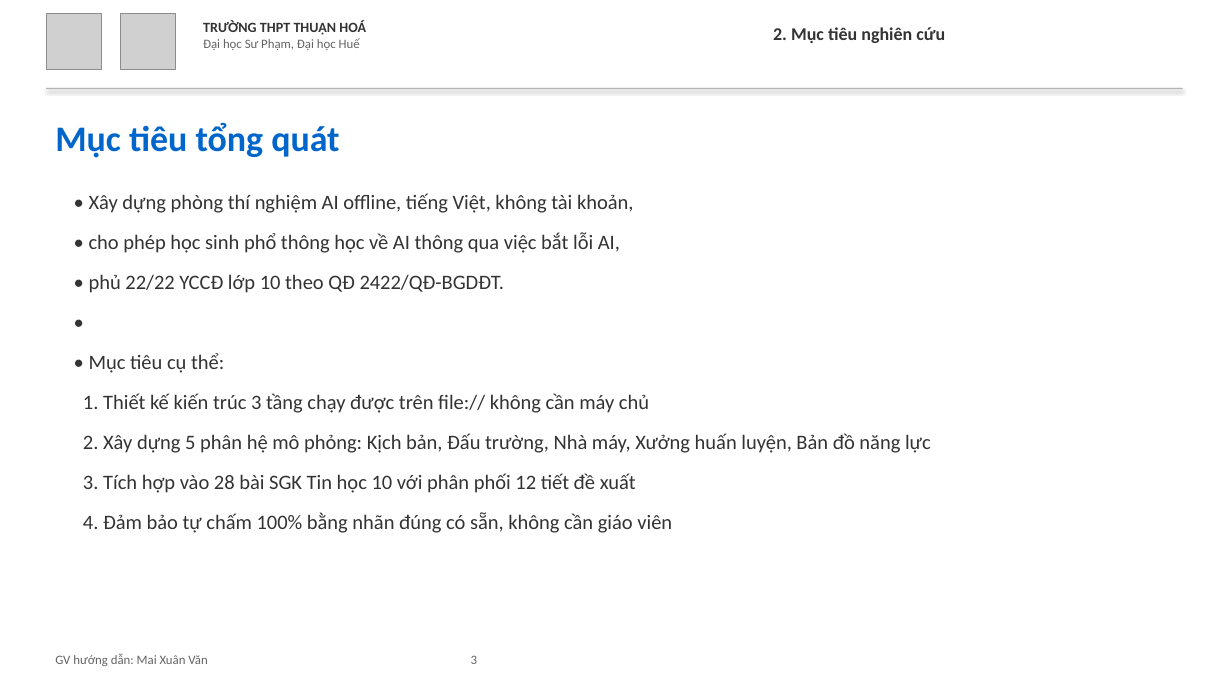
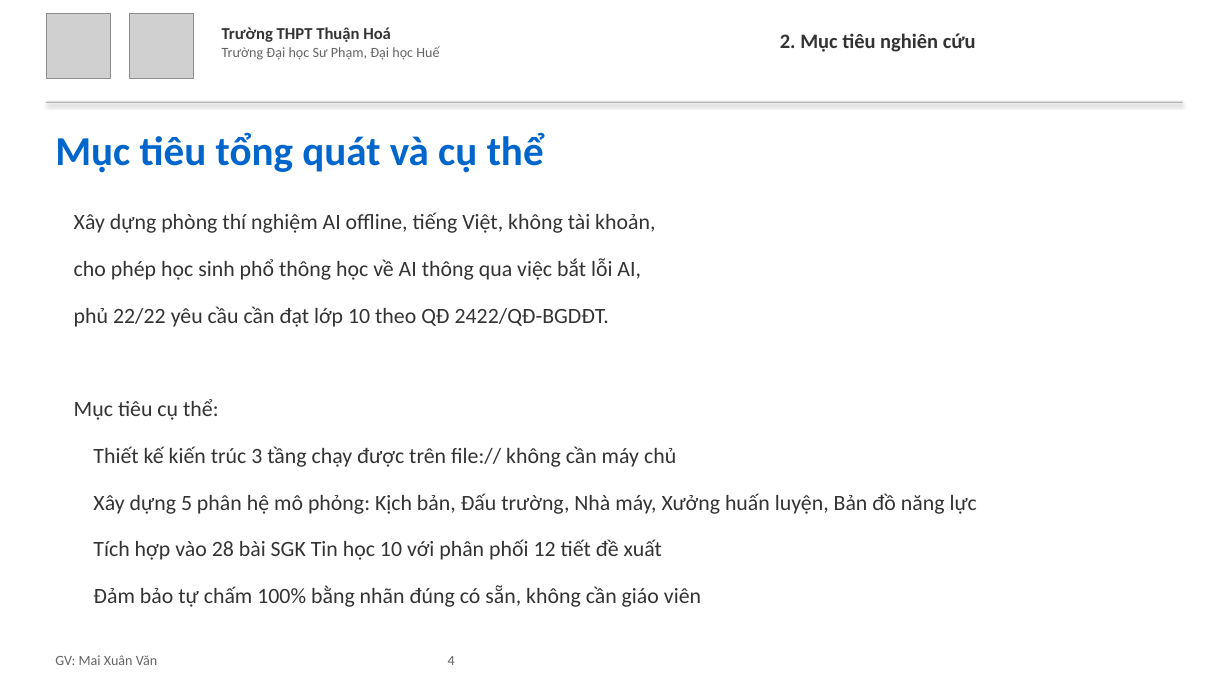
Before and after one commit to mxuanvan02/ainatomy, a slide deck: slide 4 of template_thuanhoa.pptx (slide 3 before the commit). Drawn at 1232x693 pixels with LibreOffice and Linux fonts; fonts in the diff are those of the drawing; grey boxes stand for pictures. Boxes give left, top, right and bottom in pixels: in the first picture for what was removed or moved away, otherwise in the second. Text is boxed around its words. In the diff, an @@ line names an element or a change of style, - is before the commit and + after.

Commit message:
Cập nhật slide: logo xóa nền, header chuẩn, thêm mục lục, tăng cỡ chữ
- Logo THPT Thuận Hoá xóa nền (PNG transparent)
- Header: 'Trường THPT Thuận Hoá' + 'Trường Đại học Sư Phạm, Đại học Huế' (2 dòng)
- Bỏ 'Thuyết minh ý tưởng', tăng cỡ chữ tiêu đề và nội dung
- 'GV' thay vì 'GV hướng dẫn'
- Thêm slide mục lục
- Hạn chế chi tiết code, tập trung ý tưởng sư phạm

```diff
--- a/template_thuanhoa.pptx
+++ b/template_thuanhoa.pptx
@@ picture: place and size @@
-picture at [46,14,102,69]
+picture at [46,14,111,79]
@@ picture: place and size @@
-picture at [120,14,176,69]
+picture at [129,14,194,79]
@@ text at [222,27,439,60]: text changed; size 10 to 11 pt @@
-TRƯỜNG THPT THUẬN HOÁ
-Đại học Sư Phạm, Đại học Huế
+Trường THPT Thuận Hoá
+Trường Đại học Sư Phạm, Đại học Huế
@@ text "2. Mục tiêu nghiên cứu": place and size @@
-text "2. Mục tiêu nghiên cứu" at [773,27,945,43]
+text "2. Mục tiêu nghiên cứu" at [780,33,976,52]
@@ text "2. Mục tiêu nghiên cứu" at [780,33,976,52]: size 14 to 16 pt @@
@@ rectangle: place and size @@
-rectangle at [46,88,1183,89]
+rectangle at [46,102,1183,103]
@@ text at [55,132,544,173]: text changed; size 28 to 32 pt @@
-Mục tiêu tổng quát
+Mục tiêu tổng quát và cụ thể
@@ text at [74,212,977,607]: text changed; size 16 to 17 pt @@
-• Xây dựng phòng thí nghiệm AI offline, tiếng Việt, không tài khoản,
-• cho phép học sinh phổ thông học về AI thông qua việc bắt lỗi AI,
-• phủ 22/22 YCCĐ lớp 10 theo QĐ 2422/QĐ-BGDĐT.
-•
-• Mục tiêu cụ thể:
-1. Thiết kế kiến trúc 3 tầng chạy được trên file:// không cần máy chủ
-2. Xây dựng 5 phân hệ mô phỏng: Kịch bản, Đấu trường, Nhà máy, Xưởng huấn luyện, Bản đồ năng lực
-3. Tích hợp vào 28 bài SGK Tin học 10 với phân phối 12 tiết đề xuất
-4. Đảm bảo tự chấm 100% bằng nhãn đúng có sẵn, không cần giáo viên
+Xây dựng phòng thí nghiệm AI offline, tiếng Việt, không tài khoản,
+cho phép học sinh phổ thông học về AI thông qua việc bắt lỗi AI,
+phủ 22/22 yêu cầu cần đạt lớp 10 theo QĐ 2422/QĐ-BGDĐT.
+Mục tiêu cụ thể:
+Thiết kế kiến trúc 3 tầng chạy được trên file:// không cần máy chủ
+Xây dựng 5 phân hệ mô phỏng: Kịch bản, Đấu trường, Nhà máy, Xưởng huấn luyện, Bản đồ năng lực
+Tích hợp vào 28 bài SGK Tin học 10 với phân phối 12 tiết đề xuất
+Đảm bảo tự chấm 100% bằng nhãn đúng có sẵn, không cần giáo viên
@@ text at [55,655,455,665]: text changed; size 10 to 11 pt @@
-GV hướng dẫn: Mai Xuân Văn 3
+GV: Mai Xuân Văn 4
```
Also in this commit, not shown: 12 other slides changed, 1 slide added, 2 other files.
